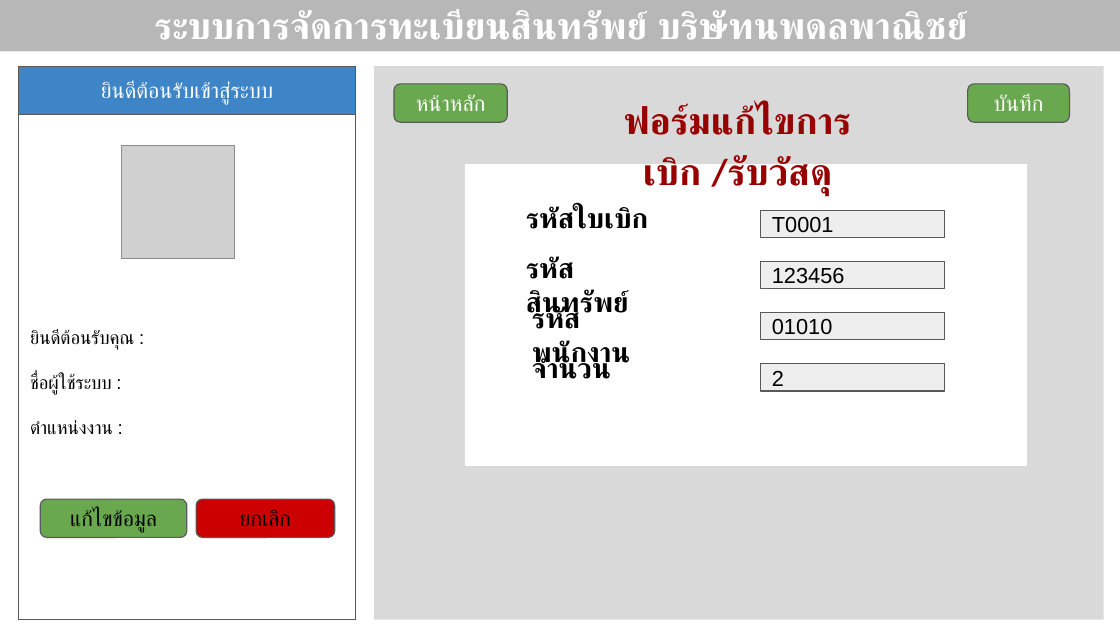
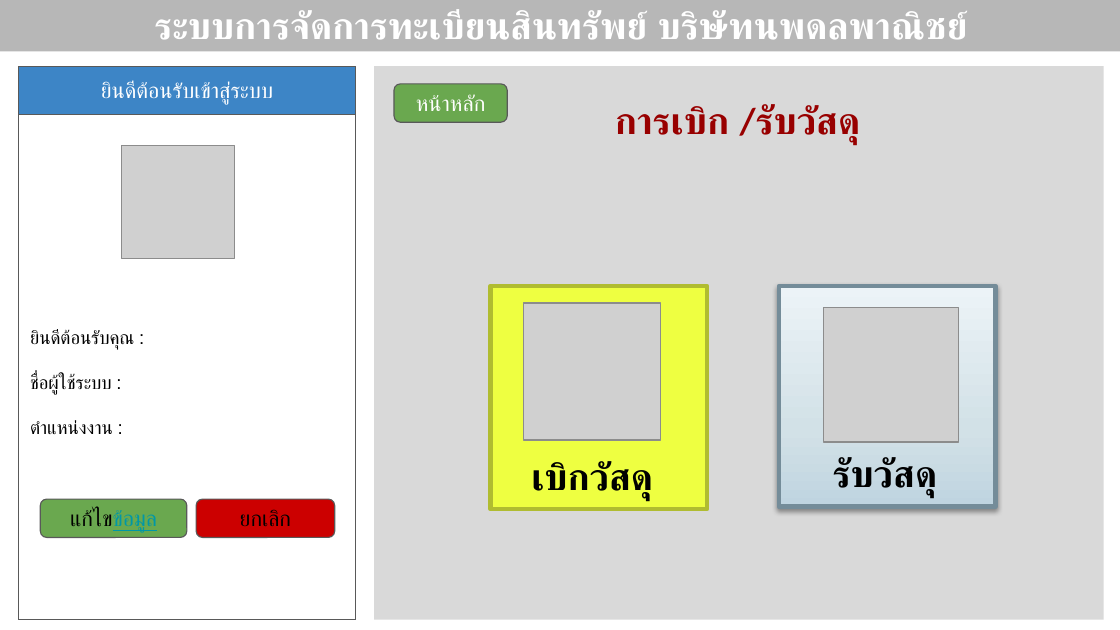
Before and after one commit to itnopadol/Program_asset_register, a slide deck: slide 11 of ออกแบบโปรเจคทะเบียนสินทรัพย์.pptx (slide 13 before the commit). Drawn at 1120x630 pixels with LibreOffice and Linux fonts; fonts in the diff are those of the drawing; grey boxes stand for pictures. Boxes give left, top, right and bottom in pixels: in the first picture for what was removed or moved away, otherwise in the second. Text is boxed around its words. In the diff, an @@ line names an element or a change of style, - is before the commit and + after.

```diff
--- a/ออกแบบโปรเจคทะเบียนสินทรัพย์.pptx
+++ b/ออกแบบโปรเจคทะเบียนสินทรัพย์.pptx
@@ rounded rectangle removed at [968, 84, 1070, 122] @@
-บันทึก
@@ text at [615, 104, 858, 145]: text changed @@
-ฟอร์มแก้ไขการเบิก /รับวัสดุ
+การเบิก /รับวัสดุ
@@ rectangle removed at [465, 165, 1027, 466] @@
@@ text removed at [526, 207, 648, 229] @@
-รหัสใบเบิก
@@ rectangle removed at [760, 211, 944, 237] @@
-T0001
@@ text removed at [526, 257, 628, 320] @@
-รหัสสินทรัพย์
@@ rectangle removed at [760, 262, 944, 289] @@
-123456
@@ rectangle added at [491, 286, 707, 508], fill #EEFF41, outline #B0BD30 3 pt @@
@@ rectangle added at [780, 286, 996, 506], fill gradient #C0D4E0 to #D3E0E8 to #EEF3F7, outline #748D99 3 pt @@
@@ picture added at [524, 304, 661, 440] @@
@@ text removed at [532, 307, 631, 370] @@
-รหัสพนักงาน
@@ rectangle removed at [760, 312, 944, 339] @@
-01010
@@ picture added at [824, 308, 959, 442] @@
@@ text removed at [532, 357, 611, 379] @@
-จำนวน
@@ rectangle removed at [760, 364, 944, 391] @@
-2
@@ text added at [531, 461, 651, 501], 24 pt, text #000000, bold @@
+เบิกวัสดุ
@@ text added at [833, 457, 935, 497], 24 pt, text #000000, bold @@
+รับวัสดุ
@@ rounded rectangle "แก้ไขข้อมูล" at [40, 500, 187, 538]: text colour #000000 to #0097A7, underline on in "แก้ไขข้อมูล" @@
```
Also in this commit, not shown: 7 other slides changed, 4 slides added.
